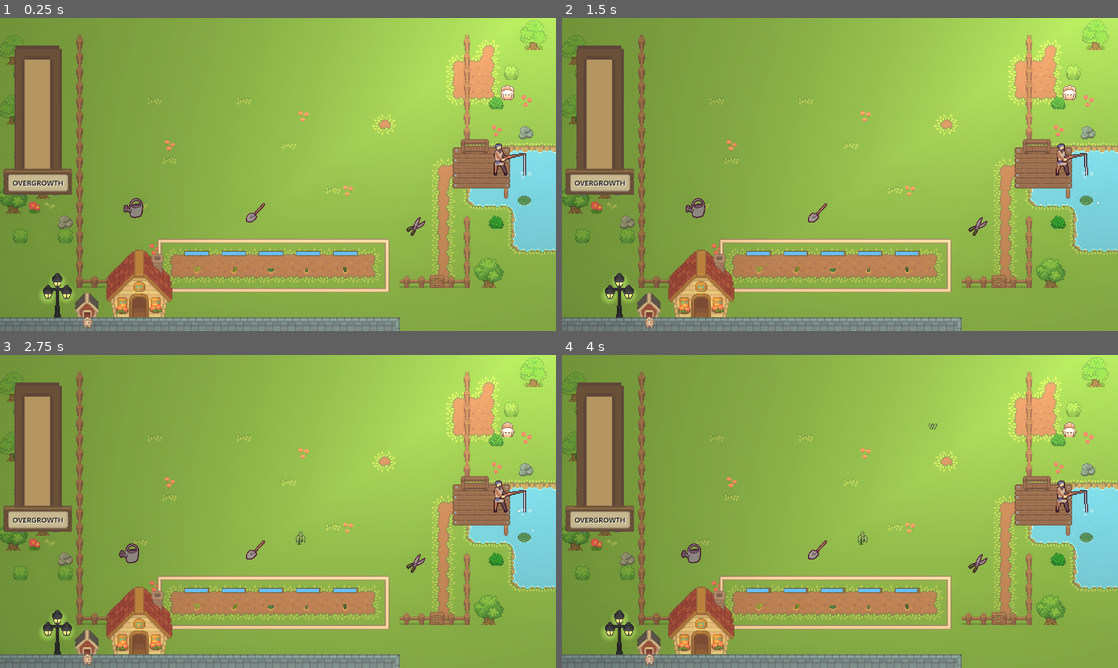
Above: before the commit, frames 1-4 (two rows, left to right).
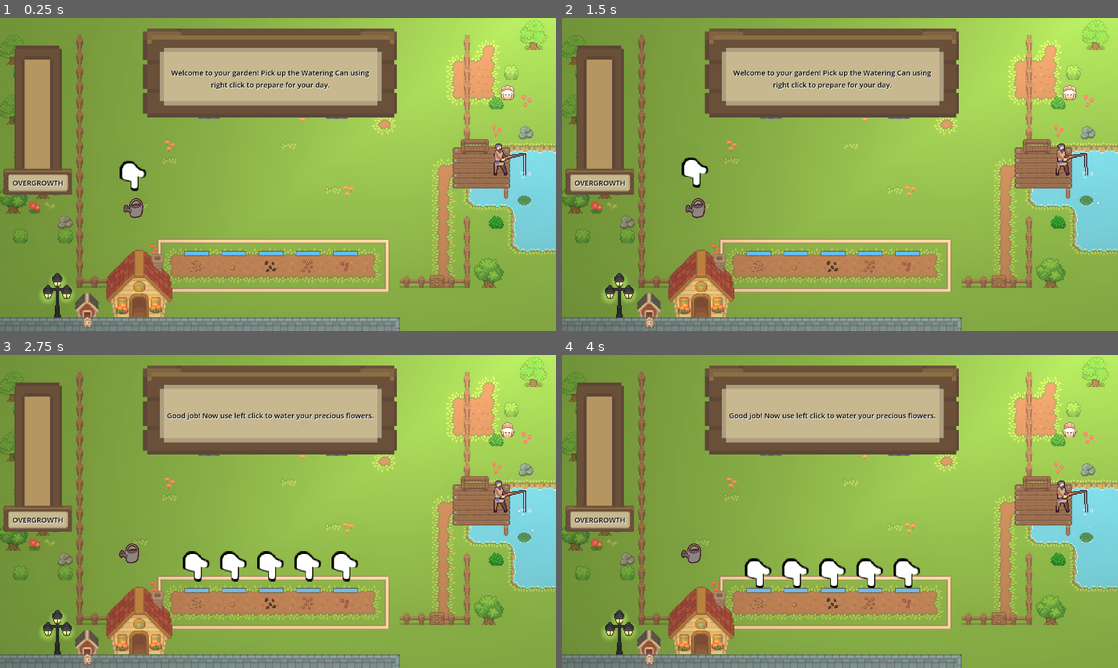
Above: after the commit, the same moments.

Repository: Piggward/GetOutOfMeGarden
Game: Godot game, scene res://scenes/main_scene_art.tscn
The game is run twice, just before and just after one commit, with the same random seed, the same clock (stepped at 60 frames per second) and the same inputs. Sound files missing from this copy of the repository are replaced by a short silence.
Inputs (mouse positions are in pixels of both pictures, inside the frame that each line leads up to):
- Up to frame 1 (0.25 s): no input
- Up to frame 2 (1.5 s): tap Enter at 0.5, 1.25 s; move the mouse to (817, 212) at 0.52 s; right-click (817, 212) at 0.6 s; click (817, 212) at 0.67 s; move the mouse to (979, 227) at 1.27 s; click (979, 227) at 1.35 s
- Up to frame 3 (2.75 s): tap Enter at 2 s; move the mouse to (133, 545) at 2.02 s; right-click (133, 545) at 2.1 s; click (133, 545) at 2.17 s
- Up to frame 4 (4 s): tap Enter at 2.75, 3.5 s; move the mouse to (812, 574) at 2.77 s; click (812, 574) at 2.85 s; move the mouse to (1006, 558) at 3.52 s; right-click (1006, 558) at 3.6 s; click (1006, 558) at 3.67 s

The runs differ from the first frame. In frame 1, 14% of the frame differs, in the area x 21-77%, y 3-82%; in frame 2, 14%; in frame 3, 15%; in frame 4, 15%, in the area x 25-77%, y 3-82%.

Commit message:
end screen

Diff:
--- a/scenes/main_scene_art.tscn
+++ b/scenes/main_scene_art.tscn
@@ -338,7 +338,6 @@
 
 [node name="TutorialManager" type="Node" parent="."]
 script = ExtResource("1_h3kef")
-show_tutorial = false
 
 [node name="FirstWeedMarker" type="Marker2D" parent="TutorialManager"]
 position = Vector2(430, 185)
--- /dev/null
+++ b/scenes/particles_screen.gd
@@ -0,0 +1,16 @@
+extends Node2D
+
+@onready var water_marker = $WateringCan/WaterMarker
+@onready var green_explosion = $green_explosion
+@onready var spawn_tool_star = $SpawnToolStar
+@onready var green_explosion_2 = $green_explosion2
+
+func _ready():
+	green_explosion.emitting = true
+	spawn_tool_star.emitting = true
+	green_explosion_2.emitting = true
+	for child in water_marker.get_children():
+		child.emitting = true
+
+	await get_tree().create_timer(2).timeout
+	get_tree().change_scene_to_file("res://scenes/main_scene_art.tscn")
--- /dev/null
+++ b/scenes/particles_screen.tscn
@@ -0,0 +1,32 @@
+[gd_scene load_steps=6 format=3 uid="uid://bvk6ijtsp4gtu"]
+
+[ext_resource type="Script" uid="uid://bpjcedjcbkt1s" path="res://scenes/particles_screen.gd" id="1_aasvh"]
+[ext_resource type="PackedScene" uid="uid://cduepc8sltbon" path="res://scenes/brown_explosion_particles.tscn" id="2_rvh4x"]
+[ext_resource type="PackedScene" uid="uid://xh17gek584h7" path="res://scenes/spawn_tool_particle.tscn" id="3_xi5vg"]
+[ext_resource type="PackedScene" uid="uid://ue117ad88ghi" path="res://scenes/tools/watering_can.tscn" id="4_imca5"]
+
+[sub_resource type="StyleBoxFlat" id="StyleBoxFlat_aasvh"]
+bg_color = Color(0, 0, 0, 1)
+
+[node name="ParticlesScreen" type="Node2D"]
+script = ExtResource("1_aasvh")
+
+[node name="green_explosion" parent="." instance=ExtResource("2_rvh4x")]
+
+[node name="SpawnToolStar" parent="." instance=ExtResource("3_xi5vg")]
+
+[node name="green_explosion2" parent="." instance=ExtResource("2_rvh4x")]
+
+[node name="WateringCan" parent="." instance=ExtResource("4_imca5")]
+
+[node name="CanvasLayer" type="CanvasLayer" parent="."]
+
+[node name="Panel" type="Panel" parent="CanvasLayer"]
+anchors_preset = 15
+anchor_right = 1.0
+anchor_bottom = 1.0
+grow_horizontal = 2
+grow_vertical = 2
+theme_override_styles/panel = SubResource("StyleBoxFlat_aasvh")
+
+[editable path="WateringCan"]
--- a/scripts/tutorial_manager.gd
+++ b/scripts/tutorial_manager.gd
@@ -41,9 +41,6 @@
 		tool_area.add_child(watering_can)
 		tutorial_finished()
 		return
-	music.play()
-	await get_tree().create_timer(1).timeout
-	music.get_stream_playback().switch_to_clip_by_name(&"Garden Main Loop")
 	watering_can = WATERING_CAN.instantiate()
 	watering_can.global_position = vatten_kanna_marker.global_position
 	tool_area.add_child(watering_can)
@@ -55,6 +52,9 @@
 	pointer.visible = true
 	next_rect.visible = false
 	animation_player.play("tutorial")
+	music.play()
+	await get_tree().create_timer(1).timeout
+	music.get_stream_playback().switch_to_clip_by_name(&"Garden Main Loop")
 
 func tutorial_finished():
 	print("done with tutorial?=?????")
Not shown, added: scenes/particles_screen.gd.uid
